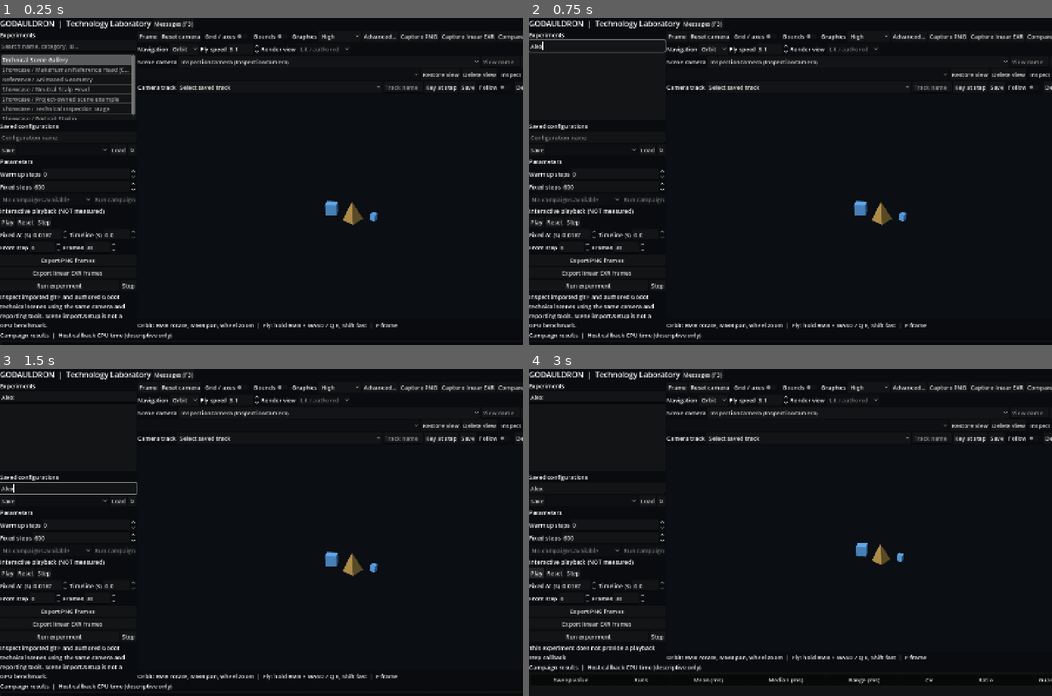
Above: before the commit, frames 1-4 (two rows, left to right).
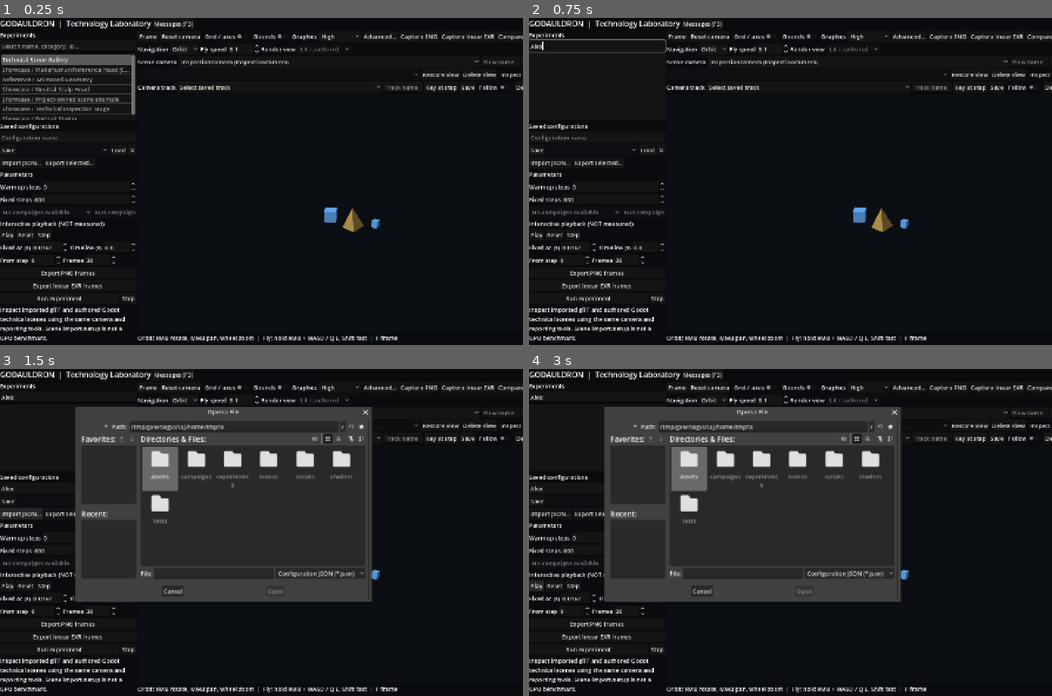
Above: after the commit, the same moments.

Repository: thomthehound/Godauldron
Game: Godot game, scene res://scenes/main.tscn
The game is run twice, just before and just after one commit, with the same random seed, the same clock (stepped at 60 frames per second) and the same inputs.
Inputs (mouse positions are in pixels of both pictures, inside the frame that each line leads up to):
- Up to frame 1 (0.25 s): no input
- Up to frame 2 (0.75 s): click (596, 47) at 0.52 s; type "Alex" at 0.6 s
- Up to frame 3 (1.5 s): click (67, 486) at 0.75 s; type "Alex" at 0.83 s; click (20, 512) at 1.25 s, where only the run after the commit has a clickable "Import JSON…"
- Up to frame 4 (3 s): click (596, 512) at 2 s, where only the run after the commit has a clickable "Export selected…"; click "Play" at 2.75 s

The runs differ from the first frame. In frame 1, 4.8% of the frame differs, in the area x 0-76%, y 43-99%; in frame 2, 4.8%; in frame 3, 36%, in the area x 0-76%, y 11-99%; in frame 4, 35%.

Commit message:
Expose portable configuration import and export in laboratory

Diff:
--- a/scripts/laboratory.gd
+++ b/scripts/laboratory.gd
@@ -106,6 +106,9 @@
 var _session_entries: Array[Dictionary] = []
 var _session_root: String = "user://sessions"
 var _session_sequence: int = 0
+var _session_import_dialog: FileDialog
+var _session_export_dialog: FileDialog
+var _session_export_stem: String = ""
 var _parameters: VBoxContainer
 var _status: Label
 var _telemetry: Label
@@ -223,6 +226,32 @@
 	refresh_sessions.tooltip_text = "Refresh saved configurations"
 	refresh_sessions.pressed.connect(_refresh_sessions)
 	session_controls.add_child(refresh_sessions)
+	var share_controls := HBoxContainer.new()
+	sidebar.add_child(share_controls)
+	var import_session := Button.new()
+	import_session.text = "Import JSON…"
+	import_session.tooltip_text = "Copy a compatible configuration into the local library without applying it"
+	import_session.pressed.connect(_choose_import_session)
+	share_controls.add_child(import_session)
+	var export_session := Button.new()
+	export_session.text = "Export selected…"
+	export_session.tooltip_text = "Export a saved configuration as a portable JSON file"
+	export_session.pressed.connect(_choose_export_session)
+	share_controls.add_child(export_session)
+	_session_import_dialog = FileDialog.new()
+	_session_import_dialog.title = "Import configuration"
+	_session_import_dialog.access = FileDialog.ACCESS_FILESYSTEM
+	_session_import_dialog.file_mode = FileDialog.FILE_MODE_OPEN_FILE
+	_session_import_dialog.add_filter("*.json", "Configuration JSON")
+	_session_import_dialog.file_selected.connect(_import_session_file)
+	add_child(_session_import_dialog)
+	_session_export_dialog = FileDialog.new()
+	_session_export_dialog.title = "Export configuration"
+	_session_export_dialog.access = FileDialog.ACCESS_FILESYSTEM
+	_session_export_dialog.file_mode = FileDialog.FILE_MODE_SAVE_FILE
+	_session_export_dialog.add_filter("*.json", "Configuration JSON")
+	_session_export_dialog.file_selected.connect(_export_session_file)
+	add_child(_session_export_dialog)
 
 	var param_title := Label.new()
 	param_title.text = "Parameters"
@@ -797,6 +826,7 @@
 		"graphics_profile": _quality_picker.get_item_text(_quality_picker.selected),
 		"graphics": _graphics_values.duplicate(true),
 		"graphics_effective_at_save": GraphicsSettings.read(_viewport, _graphics_owned),
+		"rendering_method": _rendering_method,
 		"warmup_steps": int(_warmup_steps.value),
 		"run_steps": int(_run_steps.value),
 		"playback_delta": _playback_delta_control.value,
@@ -853,6 +883,62 @@
 		_status.text = "Configuration load failed: " + String(read.get("error", "Unknown error"))
 		return
 	_apply_session(read["record"])
+
+
+func _session_exchange_busy() -> bool:
+	return _has_active_run() or _capture_pending or \
+		(_comparison_window != null and bool(_comparison_window.call("analysis_busy")))
+
+
+func _choose_import_session() -> void:
+	if _session_exchange_busy():
+		_status.text = "Configuration exchange is unavailable during measurement, capture or analysis"
+		return
+	_session_import_dialog.popup_centered_ratio(0.7)
+
+
+func _import_session_file(path: String) -> void:
+	if _session_exchange_busy():
+		_status.text = "Configuration exchange interrupted by another operation"
+		return
+	var result: Dictionary = LabSession.import_file(
+		path, _session_root, _experiments, Engine.get_version_info(), _rendering_method)
+	if not bool(result.get("ok", false)):
+		_status.text = "Configuration import rejected: " + String(result.get("error", "Unknown error"))
+		return
+	_refresh_sessions()
+	for i in range(_session_entries.size()):
+		if _session_entries[i]["stem"] == result["stem"]:
+			_session_picker.select(i)
+			break
+	var notes: PackedStringArray = result["notes"]
+	_status.text = "Configuration imported; select Load to apply" + \
+		(" (compatibility: %s)" % "; ".join(notes) if not notes.is_empty() else "")
+
+
+func _choose_export_session() -> void:
+	if _session_exchange_busy():
+		_status.text = "Configuration exchange is unavailable during measurement, capture or analysis"
+		return
+	if _session_picker.selected < 0 or _session_picker.selected >= _session_entries.size():
+		_status.text = "Select a saved configuration to export"
+		return
+	_session_export_stem = String(_session_entries[_session_picker.selected]["stem"])
+	_session_export_dialog.current_file = _session_export_stem + ".json"
+	_session_export_dialog.popup_centered_ratio(0.7)
+
+
+func _export_session_file(path: String) -> void:
+	if _session_exchange_busy():
+		_status.text = "Configuration exchange interrupted by another operation"
+		return
+	var read: Dictionary = LabSession.read_session(_session_root, _session_export_stem)
+	if not bool(read.get("ok", false)):
+		_status.text = "Configuration export failed: " + String(read.get("error", "Unknown error"))
+		return
+	var result: Dictionary = LabSession.export_file(path, read["record"], _experiments)
+	_status.text = ("Exported configuration: " + path) if bool(result.get("ok", false)) else \
+		("Configuration export failed: " + String(result.get("error", "Unknown error")))
 
 
 func _apply_session(document: Dictionary) -> bool:
